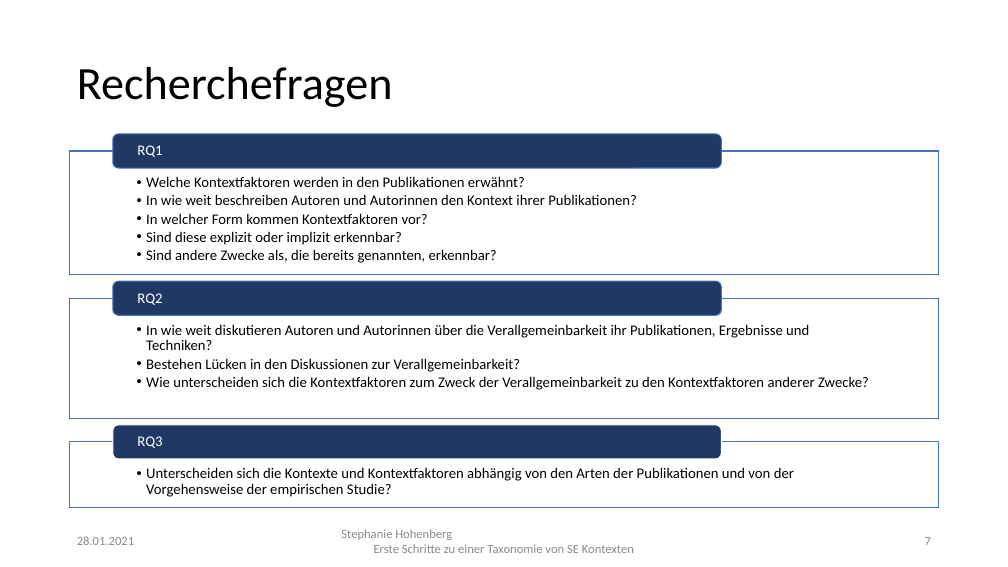
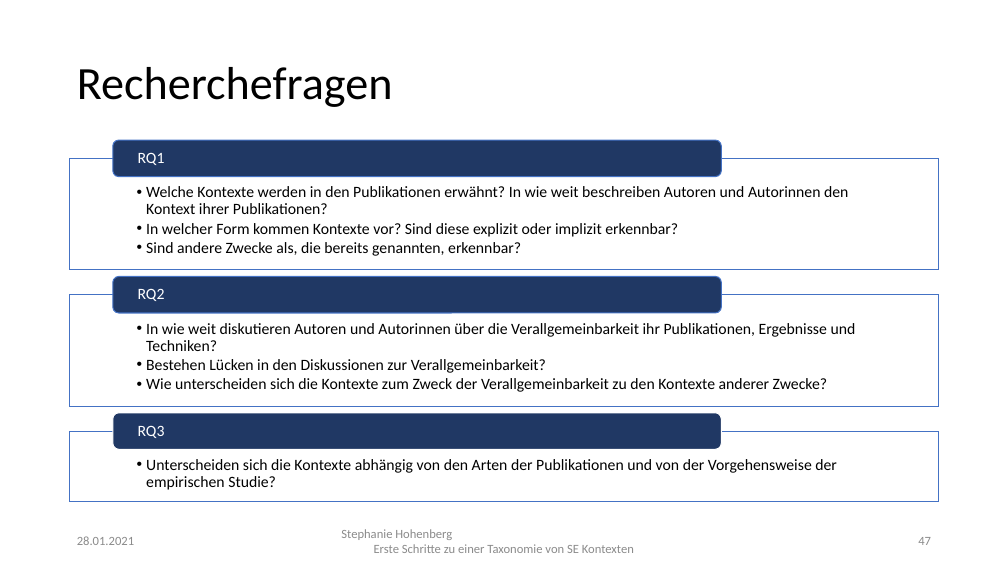
Before and after one commit to StephanieHohenberg/TSEK-Analyzer, a slide deck: slide 47 of documents/presentation.pptx (slide 7 before the commit). Drawn at 1008x567 pixels with LibreOffice and Linux fonts; fonts in the diff are those of the drawing. Boxes give left, top, right and bottom in pixels: in the first picture for what was removed or moved away, otherwise in the second. Text is boxed around its words. In the diff, an @@ line names an element or a change of style, - is before the commit and + after.

```diff
--- a/documents/presentation.pptx
+++ b/documents/presentation.pptx
@@ rounded rectangle: place and size @@
-rounded rectangle at (113,134,721,168)
+rounded rectangle at (113,140,721,176)
@@ text "RQ1": place and size @@
-text "RQ1" at (137,145,162,157)
+text "RQ1" at (138,153,165,165)
@@ text "Welche Kontexte werden in den ...": place and size @@
-text "Welche Kontexte werden in den ..." at (146,176,637,263)
+text "Welche Kontexte werden in den ..." at (146,186,848,256)
@@ rectangle: place and size @@
-rectangle at (70,151,939,275)
+rectangle at (70,159,939,270)
@@ text at (146,186,848,237): text changed; size 14 to 15 pt @@
-  • Welche Kontextfaktoren werden in den Publikationen erwähnt?
-  • In wie weit beschreiben Autoren und Autorinnen den Kontext ihrer Publikationen?
-  • In welcher Form kommen Kontextfaktoren vor?
-  • Sind diese explizit oder implizit erkennbar?
+  • Welche Kontexte werden in den Publikationen erwähnt? In wie weit beschreiben Autoren und Autorinnen den Kontext ihrer Publikationen?
+  • In welcher Form kommen Kontexte vor? Sind diese explizit oder implizit erkennbar?
@@ text at (146,242,521,256): size 14 to 15 pt in "Sind andere Zwecke als, die bereits genannten, ..." @@
@@ rectangle: place and size @@
-rectangle at (70,299,939,419)
+rectangle at (70,295,939,406)
@@ rounded rectangle: place and size @@
-rounded rectangle at (113,281,721,315)
+rounded rectangle at (113,277,721,313)
@@ text at (146,323,856,373): size 14 to 15 pt in "In wie weit diskutieren Autoren und Autorinnen ...", "Bestehen Lücken in den Diskussionen zur Verallgemeinbarkeit?" @@
@@ text at (146,378,827,392): text changed; size 14 to 15 pt @@
-  • Wie unterscheiden sich die Kontextfaktoren zum Zweck der Verallgemeinbarkeit zu den Kontextfaktoren anderer Zwecke?
+  • Wie unterscheiden sich die Kontexte zum Zweck der Verallgemeinbarkeit zu den Kontexte anderer Zwecke?
@@ rounded rectangle: place and size @@
-rounded rectangle at (113,425,721,459)
+rounded rectangle at (113,413,721,449)
@@ size 14 to 15 pt in 3 elements at (138,289,165,301), (138,153,165,165), (138,426,165,438) @@
@@ text "RQ3": place and size @@
-text "RQ3" at (137,436,162,448)
+text "RQ3" at (138,426,165,438)
@@ rectangle: place and size @@
-rectangle at (70,442,939,508)
+rectangle at (70,431,939,501)
@@ text at (146,459,837,490): text changed; size 14 to 15 pt @@
-  • Unterscheiden sich die Kontexte und Kontextfaktoren abhängig von den Arten der Publikationen und von der Vorgehensweise der empirischen Studie?
+  • Unterscheiden sich die Kontexte abhängig von den Arten der Publikationen und von der Vorgehensweise der empirischen Studie?
@@ page number at (918,537,931,545): text changed @@
-7
+47
```
Also in this commit, not shown: 20 other slides changed, 29 slides added, 1 slide removed, 3 other files.
